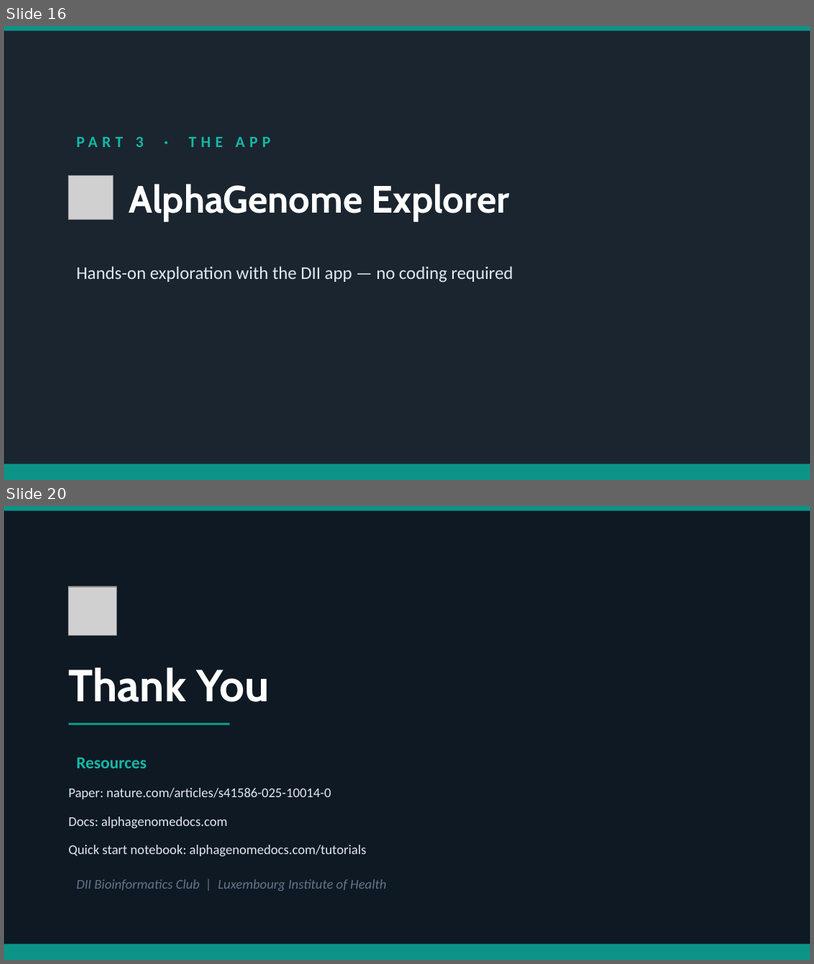
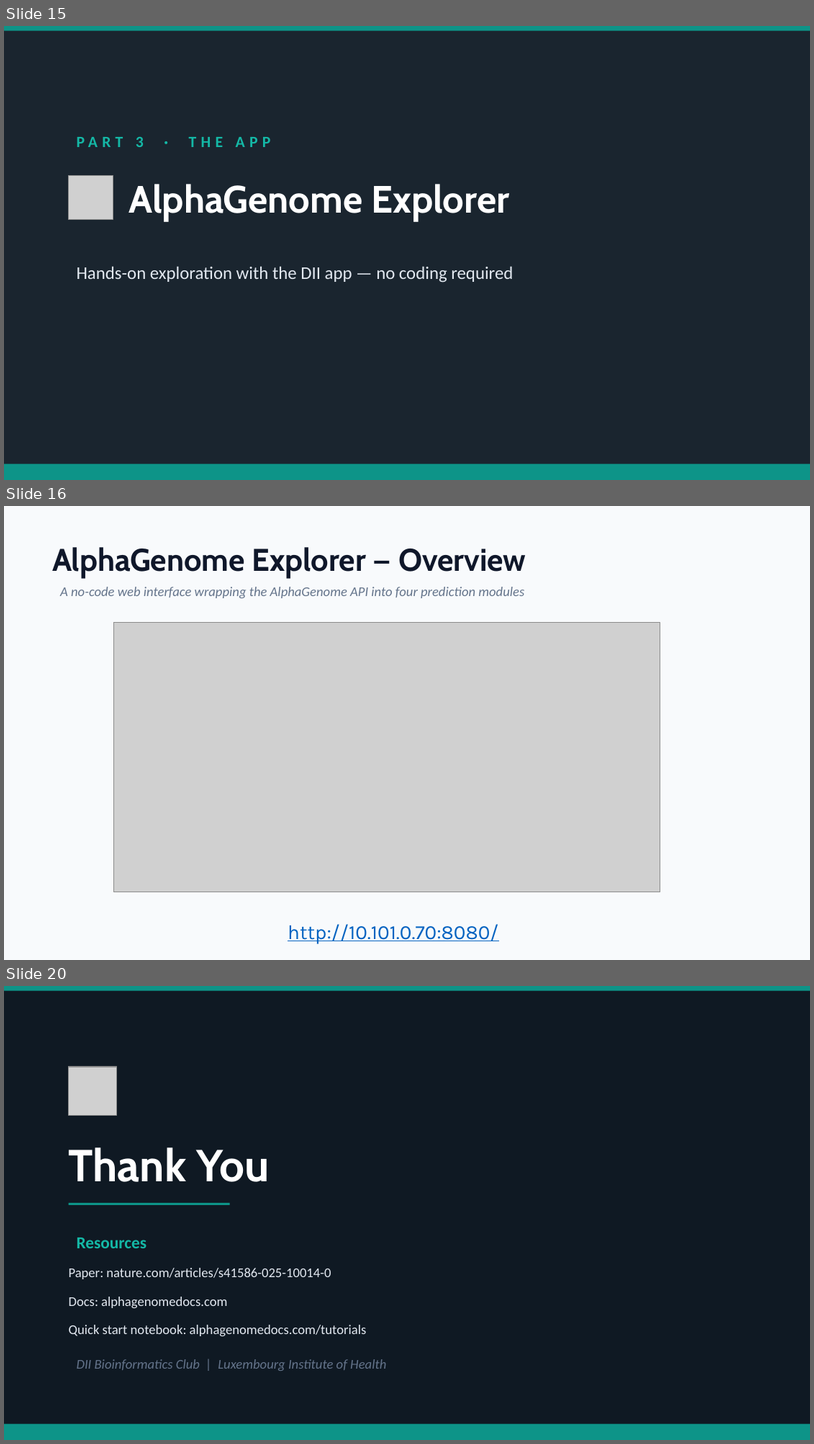
Before and after one commit to JosephLongworth/AlphaGenome-Explorer, a slide deck: DII_Bioinformatics_club/AlphaGenome_Teaching_Slides.pptx. Shown one above the other, each under a label of ours: slides 16 and 20 before the commit, slides 15, 16 and 20 after it; the slides between them are not shown. The pictures are 814x964 and 814x1444 pixels, drawn with LibreOffice and Linux fonts; fonts in the diff are those of the drawing; grey boxes stand for pictures. Boxes give left, top, right and bottom in pixels: in the first picture for what was removed or moved away, otherwise in the second. Text is boxed around its words. In the diff, an @@ line names an element or a change of style, - is before the commit and + after.

Commit message:
Update AlphaGenome teaching slides and add temp lock file

```diff
--- a/DII_Bioinformatics_club/AlphaGenome_Teaching_Slides.pptx
+++ b/DII_Bioinformatics_club/AlphaGenome_Teaching_Slides.pptx
@@ slide 16 added at [4, 506, 810, 960], background #F8FAFC @@
@@ text added at [52, 547, 527, 578], 28 pt, text #0F172A, bold @@
+AlphaGenome Explorer — Overview
@@ text added at [60, 587, 525, 598], 12 pt, text #64748B, italic @@
+A no-code web interface wrapping the AlphaGenome API into four prediction modules
@@ picture added at [113, 623, 661, 892] @@
@@ text added at [288, 924, 499, 944], 18 pt, text #0563C1, underline @@
+http://10.101.0.70:8080/
@@ what was slide 16 is now slide 15 @@
```
Also in this commit, not shown: 1 slide changed, 6 other slides added, 5 slides removed.
